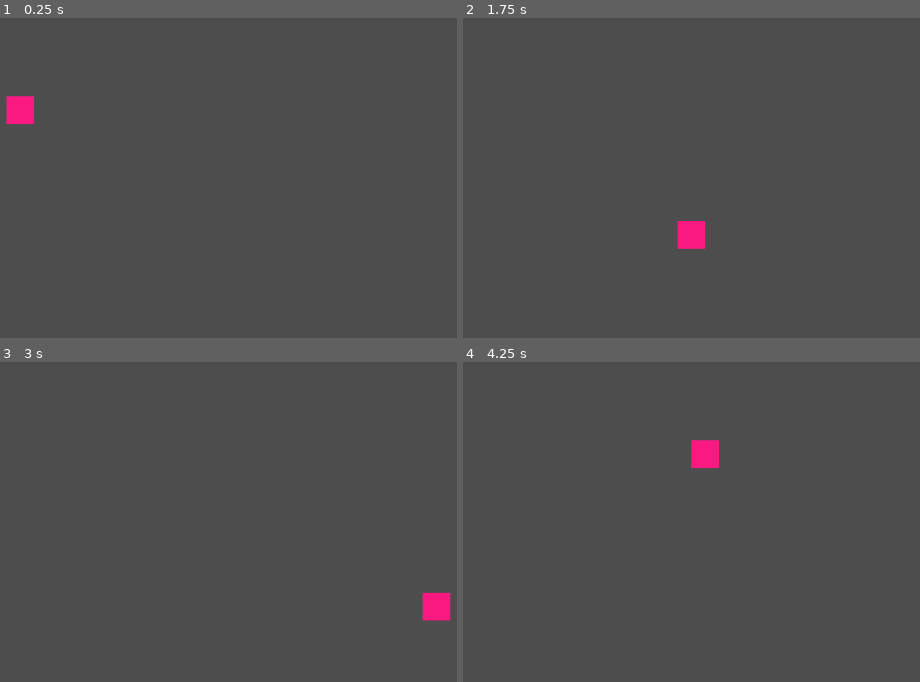
Above: before the commit, frames 1-4 (two rows, left to right).
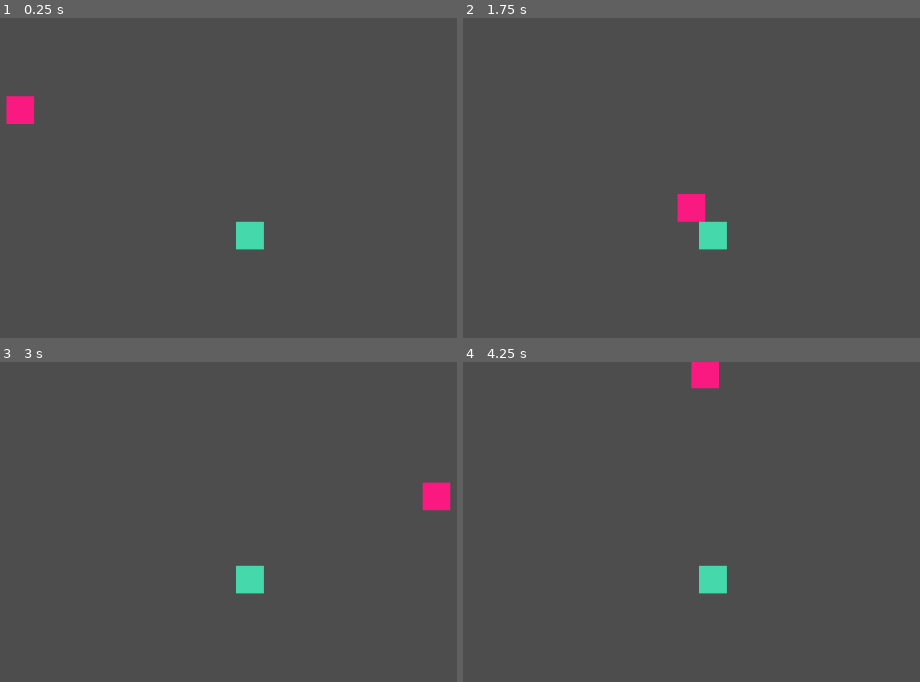
Above: after the commit, the same moments.

Repository: dead-rabbit-studio/hell-scout
Game: Godot game, scene res://main_game.tscn
Two runs of this game, one before a commit and one after it. Both use one fixed random seed, a clock stepped at 60 frames per second and the inputs below.
Inputs:
- Up to frame 1 (0.25 s): no input
- Up to frame 2 (1.75 s): tap Enter at 0.5 s; hold Right (move_right) 0.53-1.28 s; hold Down (move_down) from 1.28 s (still down)
- Up to frame 3 (3 s): release Down (move_down) at 2.03 s; hold Right (move_right) 2.03-2.78 s; hold Up (move_up) from 2.78 s (still down)
- Up to frame 4 (4.25 s): release Up (move_up) at 3.53 s; hold Left (move_left) from 3.53 s (still down)

The runs differ from the first frame. In frame 1, 0.6% of the frame differs, in the area x 51-58%, y 63-73%; in frame 2, 1.5%; in frame 3, 1.7%, in the area x 51-99%, y 37-81%; in frame 4, 1.6%.

Commit message:
feat: add a creaper

Diff:
--- /dev/null
+++ b/creeper.tscn
@@ -0,0 +1,15 @@
+[gd_scene load_steps=2 format=3 uid="uid://vmf48gd83jhq"]
+
+[sub_resource type="RectangleShape2D" id="RectangleShape2D_0wbb6"]
+size = Vector2(40, 40)
+
+[node name="Creeper" type="CharacterBody2D"]
+
+[node name="ColorRect" type="ColorRect" parent="."]
+offset_right = 40.0
+offset_bottom = 40.0
+color = Color(0.266667, 0.847059, 0.666667, 1)
+
+[node name="CollisionShape2D" type="CollisionShape2D" parent="."]
+position = Vector2(20, 20)
+shape = SubResource("RectangleShape2D_0wbb6")
--- a/main_game.tscn
+++ b/main_game.tscn
@@ -1,6 +1,9 @@
-[gd_scene load_steps=4 format=3 uid="uid://deqtmks54a4u7"]
+[gd_scene load_steps=6 format=3 uid="uid://deqtmks54a4u7"]
 
 [ext_resource type="PackedScene" uid="uid://xse6umb621tq" path="res://player.tscn" id="1_4phlm"]
+[ext_resource type="PackedScene" uid="uid://vmf48gd83jhq" path="res://creeper.tscn" id="2_hbyw4"]
+
+[sub_resource type="PhysicsMaterial" id="PhysicsMaterial_d1161"]
 
 [sub_resource type="RectangleShape2D" id="RectangleShape2D_6o613"]
 size = Vector2(1152, 20)
@@ -13,6 +16,7 @@
 [node name="Level" type="Node2D" parent="."]
 
 [node name="LevelBoundaries" type="StaticBody2D" parent="Level"]
+physics_material_override = SubResource("PhysicsMaterial_d1161")
 
 [node name="TopBondary" type="CollisionShape2D" parent="Level/LevelBoundaries"]
 position = Vector2(576, -12)
@@ -36,3 +40,6 @@
 
 [node name="Player" parent="Level" instance=ExtResource("1_4phlm")]
 position = Vector2(253, 113)
+
+[node name="Creeper" parent="." instance=ExtResource("2_hbyw4")]
+position = Vector2(584, 294)
